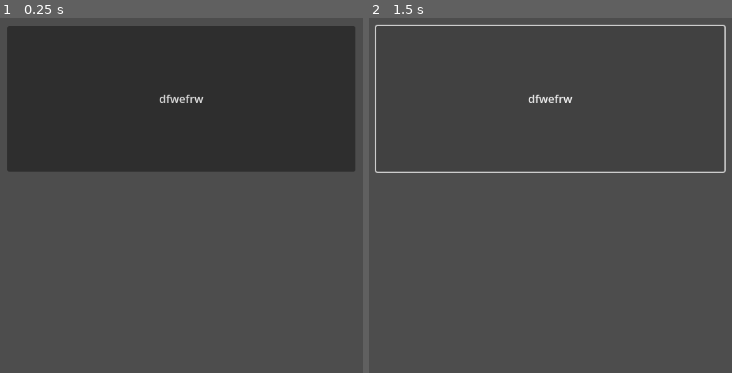
Above: before the commit, frames 1-2 (left to right).
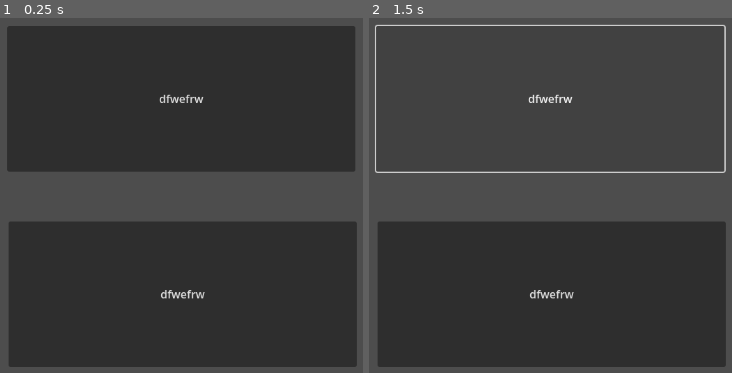
Above: after the commit, the same moments.

Repository: pojalustayuidi/Safety-madness
Game: Godot game, scene res://node_2d.tscn
Same seed, same stepped clock (60 frames per second), same inputs: the game is played once before the commit and once after it. The project has no main scene, so this scene is started directly.
Inputs:
- Up to frame 1 (0.25 s): no input
- Up to frame 2 (1.5 s): click "dfwefrw" at 0.5 s; click "dfwefrw" at 1.25 s

The runs differ from the first frame. In frame 1, 39% of the frame differs, in the area x 2-99%, y 57-99%; in frame 2, 39%.

Commit message:
3 кнопка

Diff:
--- a/node_2d.tscn
+++ b/node_2d.tscn
@@ -8,3 +8,10 @@
 offset_right = 658.0
 offset_bottom = 278.0
 text = "dfwefrw"
+
+[node name="Button" type="Button" parent="Button"]
+offset_left = 2.0
+offset_top = 282.0
+offset_right = 504.0
+offset_bottom = 492.0
+text = "dfwefrw"
